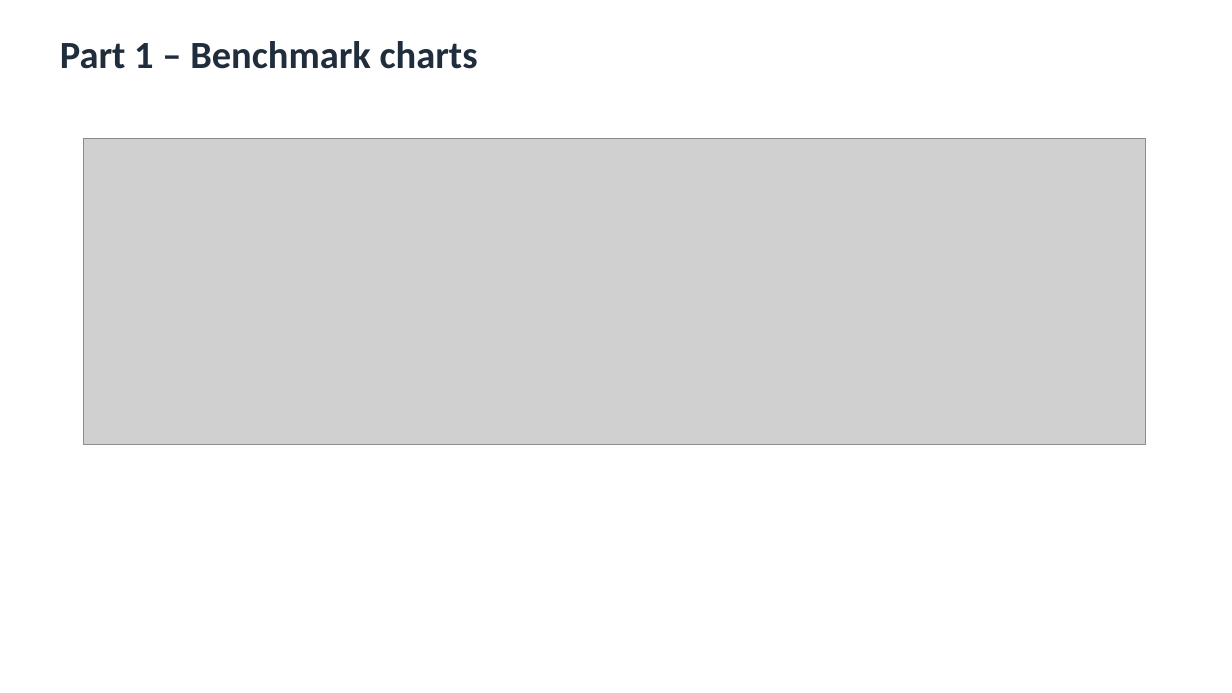
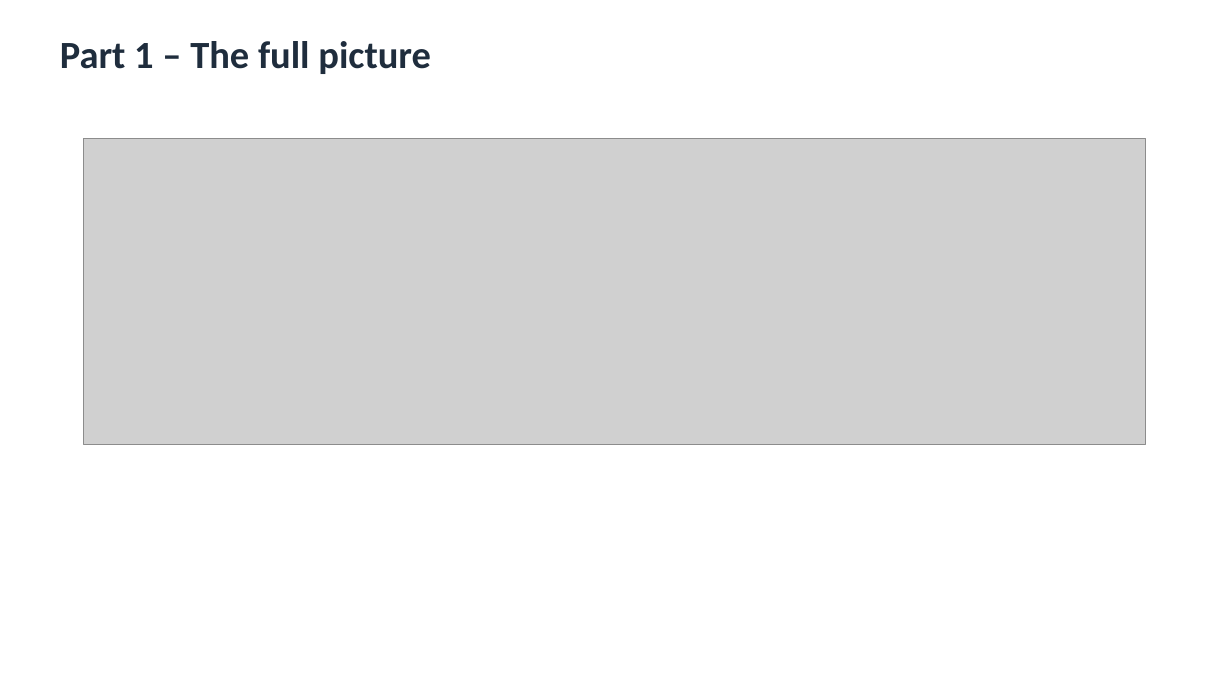
Before and after one commit to jaismine19/NextClose, a slide deck: slide 5 of docs/CSIS4260_Assignment1_Dashboard_Screenshots.pptx. Drawn at 1232x693 pixels with LibreOffice and Linux fonts; fonts in the diff are those of the drawing; grey boxes stand for pictures. Boxes give left, top, right and bottom in pixels: in the first picture for what was removed or moved away, otherwise in the second. Text is boxed around its words. In the diff, an @@ line names an element or a change of style, - is before the commit and + after.

Commit message:
Polish README, slide deck and dashboard wording; credit Jaismine Kaur

```diff
--- a/docs/CSIS4260_Assignment1_Dashboard_Screenshots.pptx
+++ b/docs/CSIS4260_Assignment1_Dashboard_Screenshots.pptx
@@ text at box(60, 41, 431, 74): text changed @@
-Part 1 – Benchmark charts
+Part 1 – The full picture
```
Also in this commit, not shown: 11 other slides changed, 7 other files.
